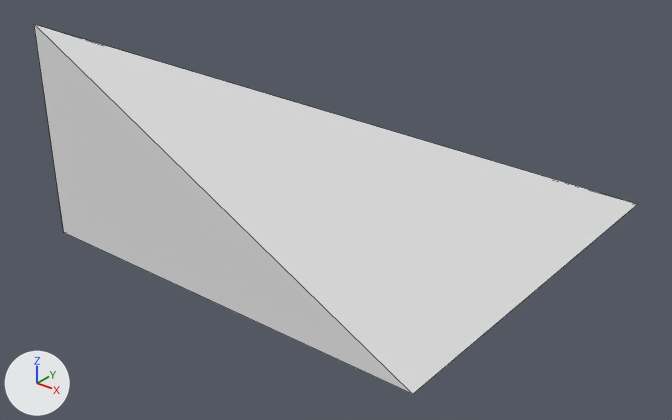
An edit to the Blender file res/blender/shapes/halfSlantCornerOut.blend, drawn before and after from the same camera.
Rendered twice from a camera (50 mm lens) standing at (1.233, -1.634, 0.512) and looking at (0.011, -0.106, -0.435). The axes (+X, +Y, +Z) are drawn at lower left. The lights are the same throughout. Mesh edges are drawn as thin lines.

In view in the first picture: 'SHAPE'.
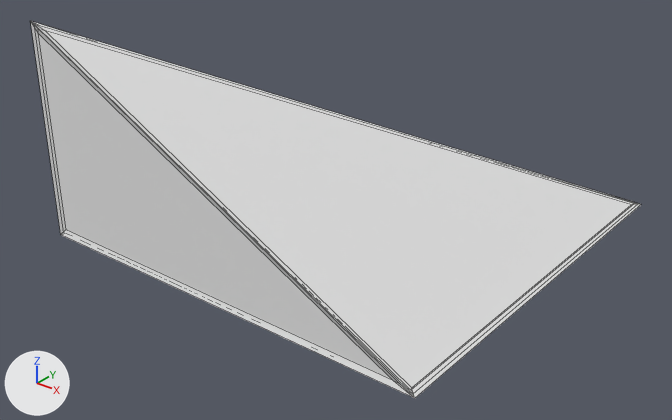
Location of each change, (x1, y1, x2, y2) in pixels of the pictures (672 x 420 px):
'WireFrame', added: after (31, 21, 641, 398)

What changed in the scene script:
```text
Add me_cube_001:
    me_cube_001.from_pydata(...)  # 26 vertices, 32 faces; spans x -0.506..0.508, y -0.506..0.508, z -0.506..0.008
    me_cube_001.materials.append(mat_material)  # white #e7e7e7
Add ob_wireframe:
    ob_wireframe = bpy.data.objects.new('WireFrame', me_cube_001)
    ob_wireframe.location = (0.0, 0.0, 0.0)
```
